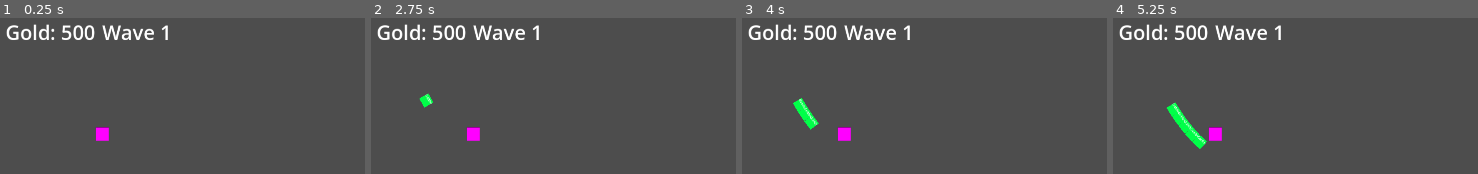
Above: before the commit, frames 1-4 (left to right).
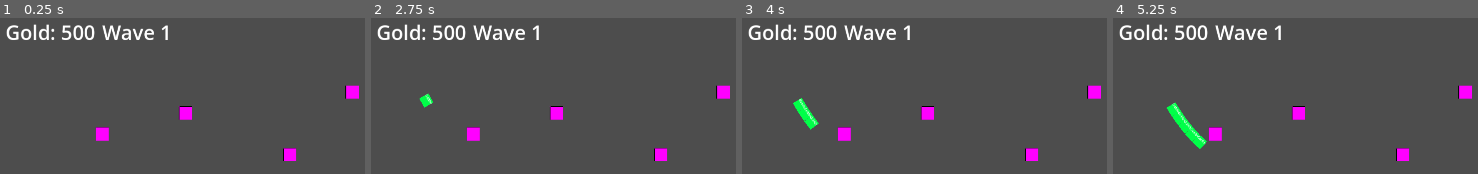
Above: after the commit, the same moments.

Repository: ookeooke/Test-1-Godot
Game: Godot game, scene res://node_2d.tscn
Same seed, same stepped clock (60 frames per second), same inputs: the game is played once before the commit and once after it.
Inputs (mouse positions are in pixels of both pictures, inside the frame that each line leads up to):
- Up to frame 1 (0.25 s): no input
- Up to frame 2 (2.75 s): tap Enter at 0.5, 2 s; drag from (473, 133) to (699, 139) at 0.52 s; tap Space at 1.25 s; drag from (outside the picture) to (473, 133) at 1.27 s; move the mouse to (699, 139) at 2.02 s; click (699, 139) at 2.17 s
- Up to frame 3 (4 s): tap Space at 2.75 s; drag from (outside the picture) to (749, 170) at 2.77 s; tap Enter at 3.5 s; move the mouse to (outside the picture) at 3.52 s; click (outside the picture) at 3.67 s
- Up to frame 4 (5.25 s): tap Space at 4.25 s; drag from (1120, 170) to (1240, 125) at 4.27 s; move the mouse to (outside the picture) at 5.02 s; click (outside the picture) at 5.17 s

The runs differ from the first frame. In frame 1, 1.0% of the frame differs, in the area x 49-99%, y 42-92%; in frame 2, 1.0%; in frame 3, 1.0%; in frame 4, 1.0%.

Commit message:
Update node_2d.tscn

Diff:
--- a/node_2d.tscn
+++ b/node_2d.tscn
@@ -55,3 +55,12 @@
 
 [node name="TowerSpot1" parent="TowerSpots" groups=["tower_spot"] instance=ExtResource("5_q6r6c")]
 position = Vector2(300, 500)
+
+[node name="TowerSpot2" parent="TowerSpots" groups=["tower_spot"] instance=ExtResource("5_q6r6c")]
+position = Vector2(700, 400)
+
+[node name="TowerSpot3" parent="TowerSpots" groups=["tower_spot"] instance=ExtResource("5_q6r6c")]
+position = Vector2(1200, 600)
+
+[node name="TowerSpot4" parent="TowerSpots" groups=["tower_spot"] instance=ExtResource("5_q6r6c")]
+position = Vector2(1500, 300)
